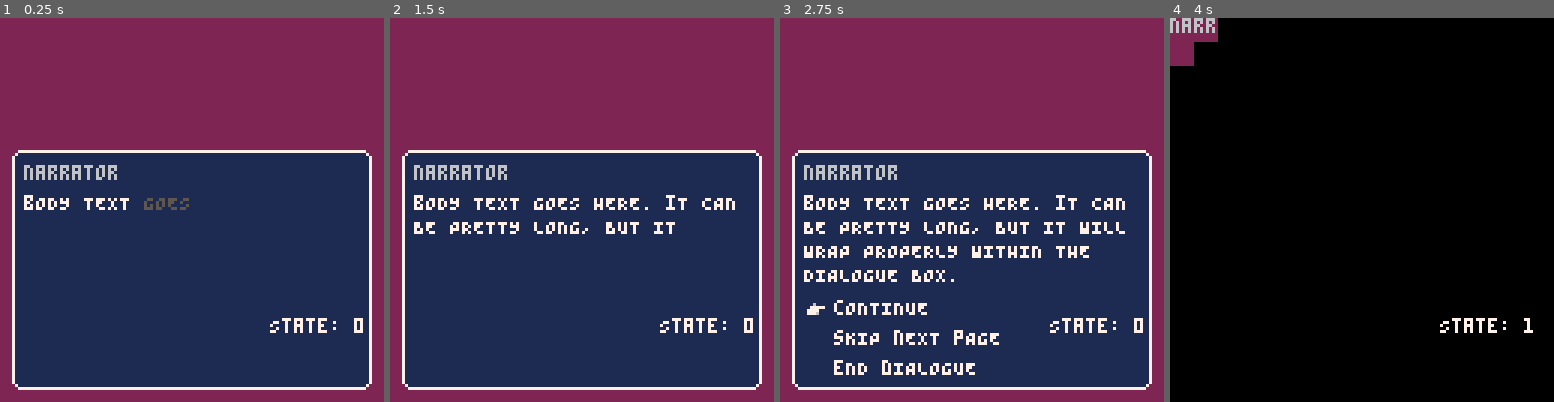
Above: before the commit, frames 1-4 (left to right).
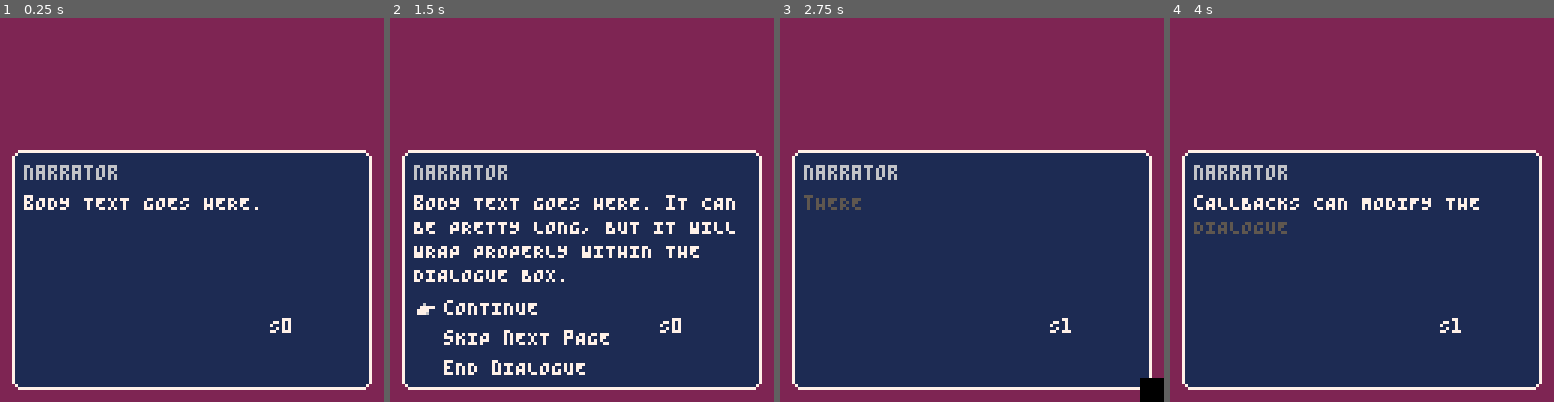
Above: after the commit, the same moments.

Repository: AddisonMink/pico8-prg
Game: PICO-8 cartridge main.p8
The game is run twice, just before and just after one commit, with the same random seed, the same clock (stepped at 60 frames per second) and the same inputs.
Inputs:
- Up to frame 1 (0.25 s): no input
- Up to frame 2 (1.5 s): tap O (Z key) at 0.7 s
- Up to frame 3 (2.75 s): tap O (Z key) at 1.7, 2.1, 2.5 s; hold Up 2.15-2.42 s
- Up to frame 4 (4 s): tap O (Z key) at 2.9, 3.3, 3.7 s; hold Down 3.63-3.97 s

The runs differ from the first frame. In frame 1, 0.7% of the frame differs, in the area x 37-95%, y 46-83%; in frame 2, 3.7%; in frame 3, 5.9%; in frame 4, 99%, in the area x 0-100%, y 0-100%.

Commit message:
clean up dialogue code.

Diff:
--- a/dialogue.lua
+++ b/dialogue.lua
@@ -1,161 +1,130 @@
 function dialogue_new(string, tools)
   local x, y, w, h = 4, 44, 120, 80
+  local transition_dur = 0.5
   local pages = {}
   local page_idx = 1
-  local text_crawl_done = false
-  local option_idx = 1
+  local state = { normal = true }
   local me = {}
 
-  -- Transition state
-  local state = "normal"
-  -- "normal", "fade_out", "fade_in"
-  local transition_progress = 0
-  local transition_duration = 1.0
-  -- seconds for full fade
+  local function initialize()
+    local current_page = nil
+    local in_body = false
 
-  local current_page = nil
-  local in_body = false
+    for line in all(split(string, "\n")) do
+      if sub(line, 1, 5) == "@page" then
+        if current_page then
+          add(pages, current_page)
+        end
+        current_page = {
+          title = "",
+          body = "",
+          options = {},
+          callback = nil,
+          screen_transition = false,
+          text_crawl_done = false,
+          option_idx = 1
+        }
+        in_body = false
+      elseif current_page then
+        if sub(line, 1, 6) == "@title" then
+          current_page.title = sub(line, 8)
+        elseif sub(line, 1, 5) == "@body" then
+          in_body = not in_body
+        elseif sub(line, 1, 7) == "@option" then
+          add(current_page.options, sub(line, 9))
+        elseif sub(line, 1, 9) == "@callback" then
+          current_page.callback = sub(line, 11)
+        elseif sub(line, 1, 18) == "@screen_transition" then
+          current_page.screen_transition = true
+        elseif in_body then
+          if current_page.body == "" then
+            current_page.body = line
+          else
+            current_page.body = current_page.body .. "\n" .. line
+          end
+        end
+      end
+    end
 
-  for line in all(split(string, "\n")) do
-    if sub(line, 1, 5) == "@page" then
-      if current_page then
-        add(pages, current_page)
+    if current_page then
+      add(pages, current_page)
+    end
+
+    for page in all(pages) do
+      page.title = rich_text_parse(page.title)
+      page.body = text_crawl_new(page.body, w - 8)
+
+      if #page.options == 0 then
+        add(page.options, "Continue")
       end
-      current_page = {
-        title = "",
-        body = "",
-        options = {},
-        callback = nil,
-        screen_transition = false
-      }
-      in_body = false
-    elseif current_page then
-      if sub(line, 1, 6) == "@title" then
-        current_page.title = sub(line, 8)
-      elseif sub(line, 1, 5) == "@body" then
-        in_body = not in_body
-      elseif sub(line, 1, 7) == "@option" then
-        add(current_page.options, sub(line, 9))
-      elseif sub(line, 1, 9) == "@callback" then
-        current_page.callback = sub(line, 11)
-      elseif sub(line, 1, 18) == "@screen_transition" then
-        current_page.screen_transition = true
-      elseif in_body then
-        if current_page.body == "" then
-          current_page.body = line
-        else
-          current_page.body = current_page.body .. "\n" .. line
-        end
+
+      for i = 1, #page.options do
+        page.options[i] = rich_text_parse(page.options[i])
       end
     end
   end
 
-  if current_page then
-    add(pages, current_page)
-  end
-
-  for page in all(pages) do
-    page.title = rich_text_parse(page.title)
-    page.body = text_crawl_new(page.body, w - 8)
-
-    if #page.options == 0 then
-      add(page.options, "Continue")
-    end
-
-    for i = 1, #page.options do
-      page.options[i] = rich_text_parse(page.options[i])
-    end
+  local function init_page()
+    local page = pages[page_idx]
+    pages[page_idx].body:load()
+    pages[page_idx].text_crawl_done = false
+    pages[page_idx].option_idx = 1
   end
 
   function me:load()
     page_idx = 1
-    option_idx = 1
-    state = "normal"
-    transition_progress = 0
-    if #pages > 0 then
-      pages[page_idx].body:load()
-    end
-    text_crawl_done = false
+    state = { normal = true }
+    init_page()
   end
 
-  local function advance_to_next_page()
-    if page_idx < #pages then
-      page_idx += 1
-      option_idx = 1
-      pages[page_idx].body:load()
-      text_crawl_done = false
+  local function advance_to_page(idx)
+    local page = pages[page_idx]
+
+    if page.screen_transition then
+      state = { fade_out = time(), next_page_idx = idx }
     else
-      return true -- dialogue is complete
+      page_idx = idx
+      init_page()
     end
-    return false
-  end
-
-  local function start_transition()
-    state = "fade_out"
-    transition_progress = 0
   end
 
   function me:update()
     if #pages == 0 then return end
-
     local page = pages[page_idx]
 
-    -- Handle transition states
-    if state == "fade_out" then
-      transition_progress += 1 / (transition_duration * 30) -- assuming 30 FPS
-      if transition_progress >= 1 then
-        transition_progress = 0
-        state = "fade_in"
-        local is_complete = advance_to_next_page()
-        if is_complete then
-          return option_idx
-        end
-      end
-      return
-    elseif state == "fade_in" then
-      transition_progress += 1 / (transition_duration * 30)
-      if transition_progress >= 1 then
-        transition_progress = 0
-        state = "normal"
-      end
-      return
-    end
-
-    -- Normal state handling
-    if text_crawl_done then
+    if state.fade_in and time() - state.fade_in > transition_dur then
+      state = { normal = true }
+    elseif state.normal and page.text_crawl_done then
       if btnp(2) then
-        option_idx = (option_idx - 2) % #page.options + 1
+        page.option_idx = (page.option_idx - 2) % #page.options + 1
       elseif btnp(3) then
-        option_idx = option_idx % #page.options + 1
+        page.option_idx = page.option_idx % #page.options + 1
       elseif btnp(4) then
         local callback_result = nil
         if page.callback then
-          callback_result = tools[page.callback](option_idx)
+          callback_result = tools[page.callback](page.option_idx)
         end
+
         if callback_result and callback_result.result then
           return callback_result.result
         elseif callback_result and callback_result.page then
-          page_idx = callback_result.page
-          option_idx = 1
-          pages[page_idx].body:load()
-          text_crawl_done = false
-        elseif page.screen_transition and page_idx < #pages then
-          start_transition()
+          advance_to_page(callback_result.page)
         elseif page_idx < #pages then
-          page_idx += 1
-          option_idx = 1
-          pages[page_idx].body:load()
-          text_crawl_done = false
+          advance_to_page(page_idx + 1)
         else
-          return option_idx
+          return page.option_idx
         end
       end
-    else
-      text_crawl_done = page.body:update()
+    elseif state.normal then
+      page.text_crawl_done = page.body:update()
+    elseif state.fade_out and time() - state.fade_out > transition_dur then
+      page_idx = state.next_page_idx
+      state = { fade_in = time() }
+      init_page()
     end
   end
 
-  local function draw_current_page()
+  local function draw_page()
     local page = pages[page_idx]
     local x, y = x, y
     local option_y = y + h - (#page.options * 10)
@@ -167,12 +136,12 @@
     y += 10
     page.body:draw(x, y)
 
-    if not text_crawl_done then return end
+    if not page.text_crawl_done then return end
 
     local y = option_y
     for i, option in ipairs(page.options) do
       rich_text_print(option, x + 10, y)
-      if i == option_idx then
+      if i == page.option_idx then
         spr(16, x, y)
       end
       y += 10
@@ -185,16 +154,17 @@
   end
 
   function me:draw()
-    if #pages == 0 then return end
-
-    if state == "fade_out" then
-      screen_fade_out(function() draw_current_page() end, transition_progress)
-    elseif state == "fade_in" then
-      screen_fade_in(function() draw_next_page() end, transition_progress)
-    else
-      draw_current_page()
+    if state.fade_in then
+      local progress = (time() - state.fade_in) / transition_dur
+      screen_fade_in(draw_page, progress)
+    elseif state.normal then
+      draw_page()
+    elseif state.fade_out then
+      local progress = (time() - state.fade_out) / transition_dur
+      screen_fade_out(draw_page, progress)
     end
   end
 
+  initialize()
   return me
 end
--- a/main.p8
+++ b/main.p8
@@ -64,7 +64,7 @@
     return
   end
   dialogue:draw()
-  print("State: " .. state, 90, 100, 7)
+  print("S" .. state, 90, 100, 7)
 end
 
 __gfx__
--- a/text_crawl.lua
+++ b/text_crawl.lua
@@ -1,5 +1,5 @@
 function text_crawl_new(string, w)
-  local delay = 0.05
+  local delay = 0.03
   local tokens = rich_text_parse(string, w)
   local t0 = 0
   local next_token_idx = 1
